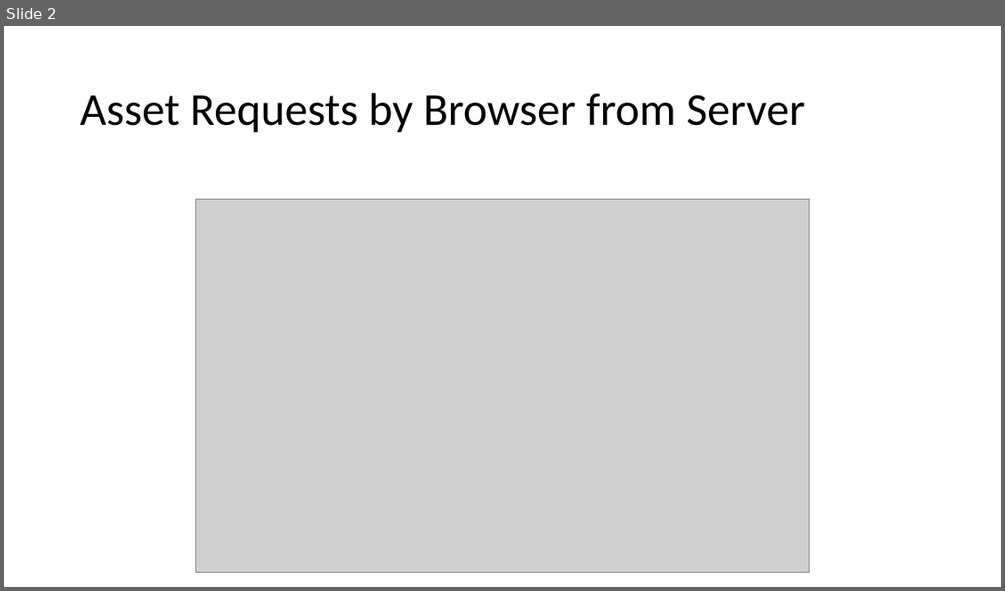
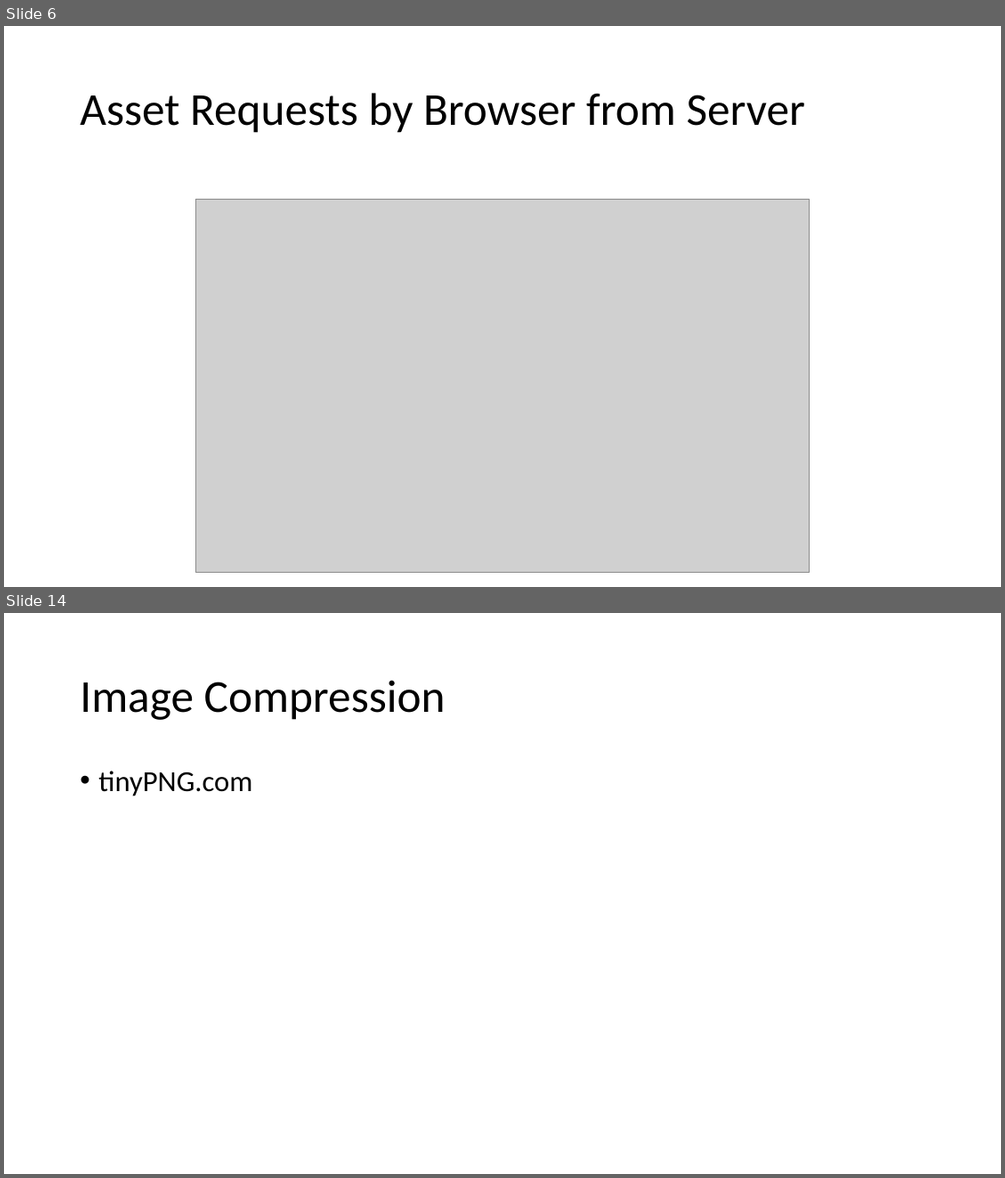
Before and after one commit to GTC-JS/ExtraPresentations, a slide deck: Web Optimization.pptx. Shown one above the other, each under a label of ours: slide 2 before the commit, slides 6 and 14 after it; the slides between them are not shown. The pictures are 1005x591 and 1005x1178 pixels, drawn with LibreOffice and Linux fonts; fonts in the diff are those of the drawing; grey boxes stand for pictures. Boxes give left, top, right and bottom in pixels: in the first picture for what was removed or moved away, otherwise in the second. Text is boxed around its words. In the diff, an @@ line names an element or a change of style, - is before the commit and + after.

```diff
--- a/Web Optimization.pptx
+++ b/Web Optimization.pptx
@@ slide 14 added at <box>4,613,1001,1174</box>, background #FFFFFF @@
@@ title added at <box>80,680,445,720</box>, 44 pt, text #000000 @@
+Image Compression
@@ text added at <box>98,771,252,796</box>, 28 pt, text #000000 @@
+• tinyPNG.com
@@ what was slide 2 is now slide 6 @@
```
Also in this commit, not shown: 17 other slides added.
